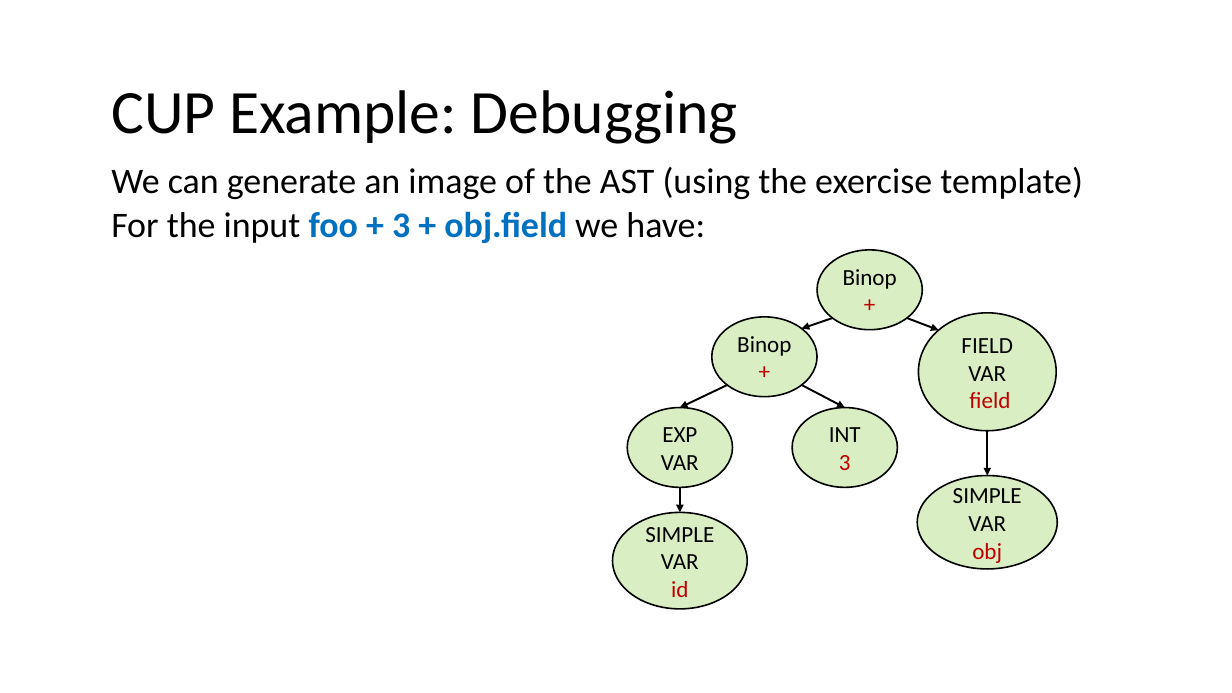
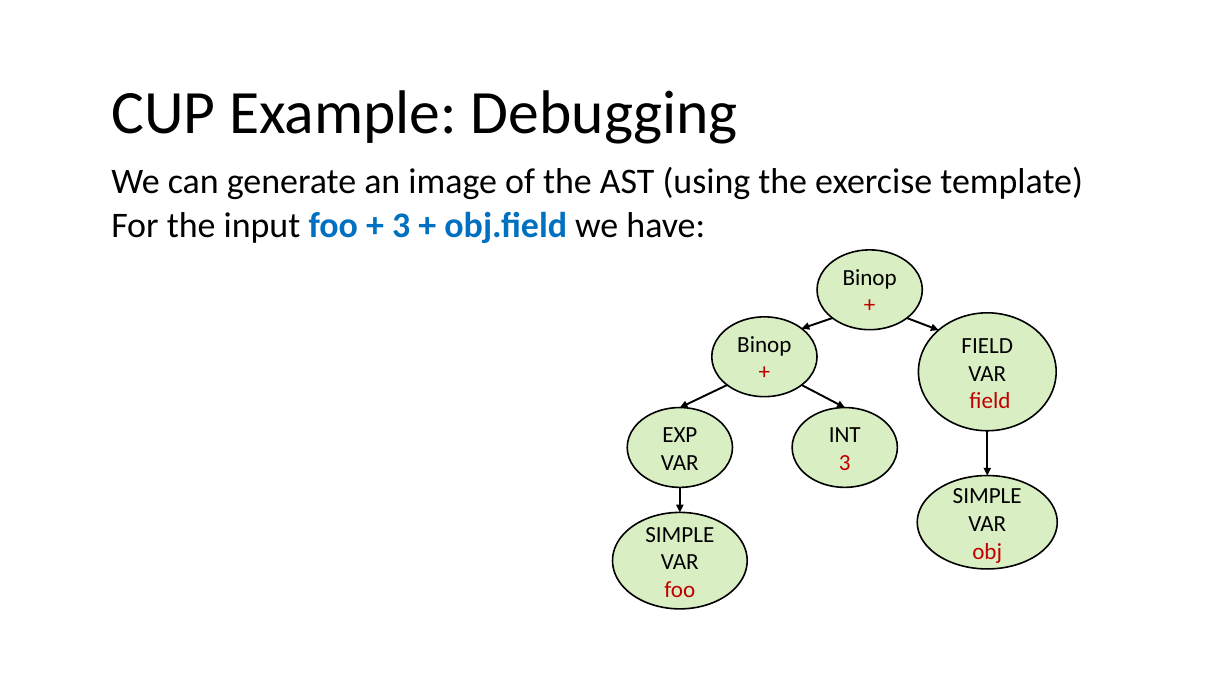
Before and after one commit to nivshani/compilation, a slide deck: slide 96 of slides/bottom_up_parsing.pptx (slide 89 before the commit). Drawn at 1232x693 pixels with LibreOffice and Linux fonts; fonts in the diff are those of the drawing. Boxes give left, top, right and bottom in pixels: in the first picture for what was removed or moved away, otherwise in the second. Text is boxed around its words. In the diff, an @@ line names an element or a change of style, - is before the commit and + after.

```diff
--- a/slides/bottom_up_parsing.pptx
+++ b/slides/bottom_up_parsing.pptx
@@ text in ellipse at <box>664,581,695,597</box>: text changed @@
-id
+foo
```
Also in this commit, not shown: 2 other slides changed, 7 slides added, 1 other file.
